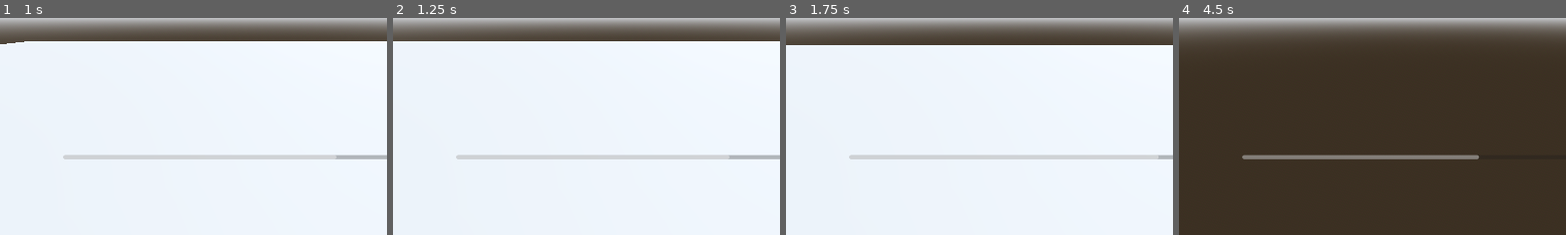
Above: before the commit, frames 1-4 (left to right).
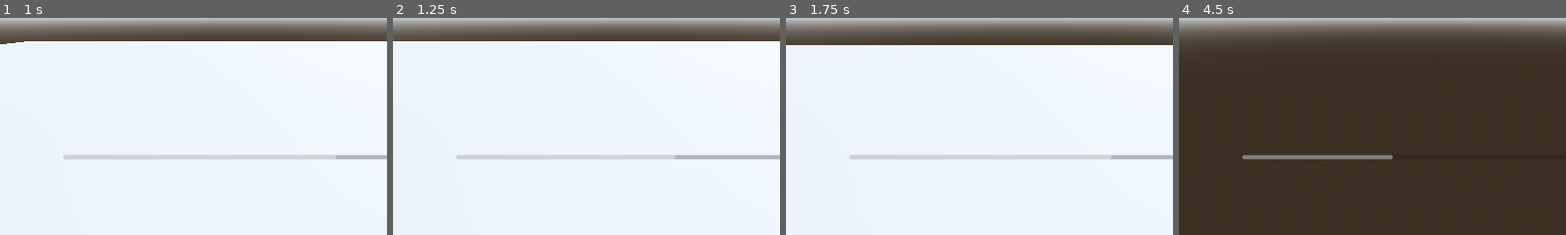
Above: after the commit, the same moments.

Repository: JobertDev27/of-blood-and-rusting-iron
Game: Godot game, scene res://world/demo_scene.tscn
The game is run twice, just before and just after one commit, with the same random seed, the same clock (stepped at 60 frames per second) and the same inputs.
Inputs:
- Up to frame 1 (1 s): tap Enter (ui_accept) at 0.5, 0.77 s; hold W (up) from 0.53 s (still down); hold Shift (sprint) from 0.53 s (still down)
- Up to frame 2 (1.25 s): keep holding W (up); keep holding Shift (sprint)
- Up to frame 3 (1.75 s): keep holding W (up); release Shift (sprint) at 1.28 s; tap Shift (sprint) at 1.35 s; tap Enter (ui_accept) at 1.52 s
- Up to frame 4 (4.5 s): keep holding W (up); hold Shift (sprint) 2.03-2.78 s; tap Shift (sprint) at 2.85, 4.35 s; tap Enter (ui_accept) at 3.02, 3.77, 4.25 s; hold Shift (sprint) 3.53-4.28 s
The pictures show only the part of the screen within x 18-68%, y 50-100%; the shares and areas given below are measured in that part.

Frame 1 is identical in both runs. In frame 2, 0.2% of the frame differs, in the area x 72-87%, y 63-65%; in frame 3, 0.2%; in frame 4, 0.5%, in the area x 54-78%, y 62-66%.

Commit message:
fix: temporarily removed await
which is the root of causing delay

Diff:
--- a/entities/player/player.gd
+++ b/entities/player/player.gd
@@ -63,5 +63,4 @@
 		current_stamina -= 1
 	else:
 		speed = 5
-		await get_tree().create_timer(1).timeout
 		current_stamina += 1
